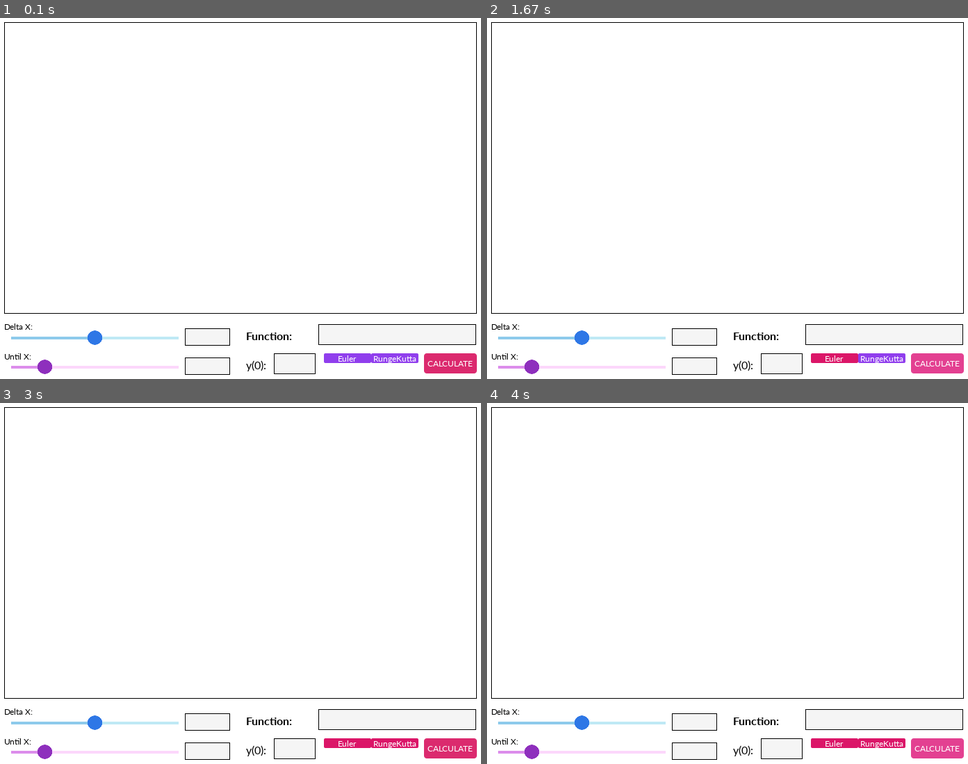
Above: before the commit, frames 1-4 (two rows, left to right).
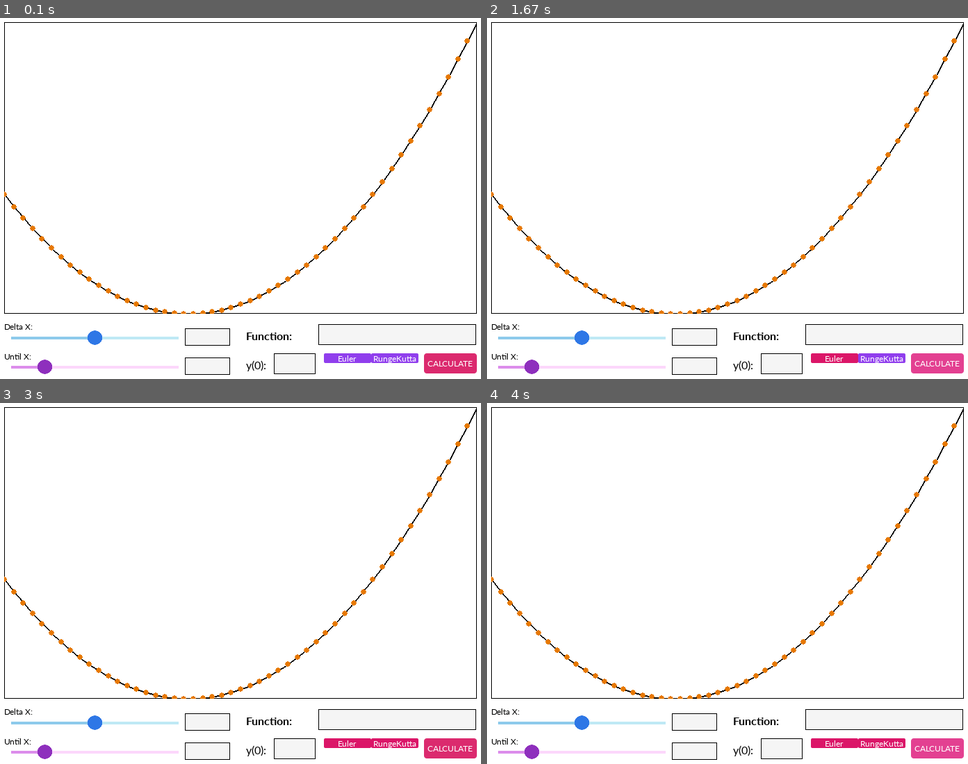
Above: after the commit, the same moments.

Repository: nakamarusun/CompMathIVPSem2
Game: pygame game, started from src/Main.py
Two runs of this game, one before a commit and one after it. Both use one fixed random seed, a clock stepped at 60 frames per second and the inputs below.
Inputs (mouse positions are in pixels of both pictures, inside the frame that each line leads up to):
- Up to frame 1 (0.1 s): no input
- Up to frame 2 (1.67 s): click (833, 357) at 0.38 s; click (693, 335) at 0.72 s; tap Space at 1 s; click (939, 364) at 1.38 s
- Up to frame 3 (3 s): click (105, 576) at 1.72 s; click (394, 742) at 2.55 s; click (399, 720) at 2.88 s
- Up to frame 4 (4 s): hold Right 3.17-3.63 s; click (939, 749) at 3.72 s

The runs differ from the first frame. In frame 1, 0.8% of the frame differs, in the area x 0-99%, y 1-82%; in frame 2, 0.8%; in frame 3, 0.8%; in frame 4, 0.8%.

Commit message:
Succesfully created the first graph

Diff:
--- a/src/MathUtil.py
+++ b/src/MathUtil.py
@@ -15,7 +15,7 @@
         for i in range(int(until / h)):
             curX += h
             x = curX
-            curY = curY + (h * eval(f))
+            curY = curY + (h * f(curX))
             xVal.append(curX)
             yVal.append(curY)
 
@@ -33,3 +33,9 @@
 
 def getLengthResolutionRatio(ratio):
     return GVar.resolution[1] * ratio
+
+def lerp(val, min, max):
+    return (min + val * (max - min))
+
+def invLerp(val, min, max):
+    return ((val - min) / (max - min))
--- a/src/Pygame/MathRoom.py
+++ b/src/Pygame/MathRoom.py
@@ -15,9 +15,28 @@
     ratio = []
     functionCanvasSurface = None
 
+    function = lambda self, x : 2*x - 4
+    y0 = 2
+    until = 5
+    h = 0.1
+
+    xArr = [] # The x plot in the graph.
+    yArr = [] # The y plot in the graph.
+
+    yMax = 0
+    yMin = 0
+
     def __init__(self):
         self.ratio = (0.85, 0.7) # The ratio of the size of the functionCanvasSurface compared to the main screen
+        self.updateFunction()
         self.redrawSurface()
+
+    def updateFunction(self):
+        self.xArr, self.yArr = MathUtil.IVP.compute(self.function, self.h, self.until, self.y0)
+        self.yMax = max(self.yArr)
+        self.yMin = min(self.yArr)
+        print(self.xArr, "\n", self.yArr)
+        print(self.yMin, "\n", self.yMax)
 
     def redrawSurface(self):
         # Creates a new function canvas surface with 85% width size and 50% height size
@@ -25,6 +44,13 @@
         self.functionCanvasSurface.fill((255, 255, 255)) # Clears the surface with white
         pygame.draw.rect(self.functionCanvasSurface, (0, 0, 0), self.functionCanvasSurface.get_rect(), 1) # Puts a white border in the canvas
         # Do all drawing here
+
+        pointBefore = [ 0, self.ratio[1] * GVar.resolution[1] * (1 - MathUtil.invLerp(self.yArr[0], self.yMin, self.yMax)) ] # Sets the first dot of the graphic
+        for i in range(len(self.xArr) - 1):
+            pointAfter = [ MathUtil.invLerp(self.xArr[i + 1], self.xArr[0], self.xArr[-1]) * GVar.resolution[0] * self.ratio[0], ( 1 - MathUtil.invLerp(self.yArr[i + 1], self.yMin, self.yMax)) * GVar.resolution[1] * self.ratio[1] ] # Counts the current dot.
+            pygame.draw.line(self.functionCanvasSurface, (0, 0, 0), pointBefore, pointAfter, 2) # Draws line from the previous dot to the dot after it
+            pygame.draw.circle(self.functionCanvasSurface, (230, 120, 0), (round(pointBefore[0]), round(pointBefore[1])), 4) # Draws the dot in each of the delta x's
+            pointBefore = pointAfter # Sets the previous dot to the current dot.
 
     def update(self):
         if (GVar.isVideoResized):
